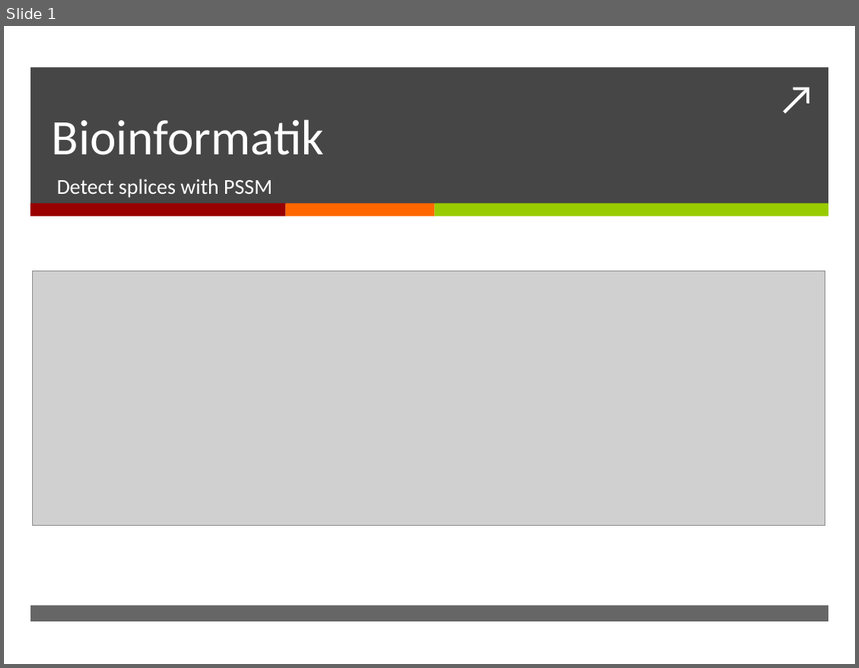
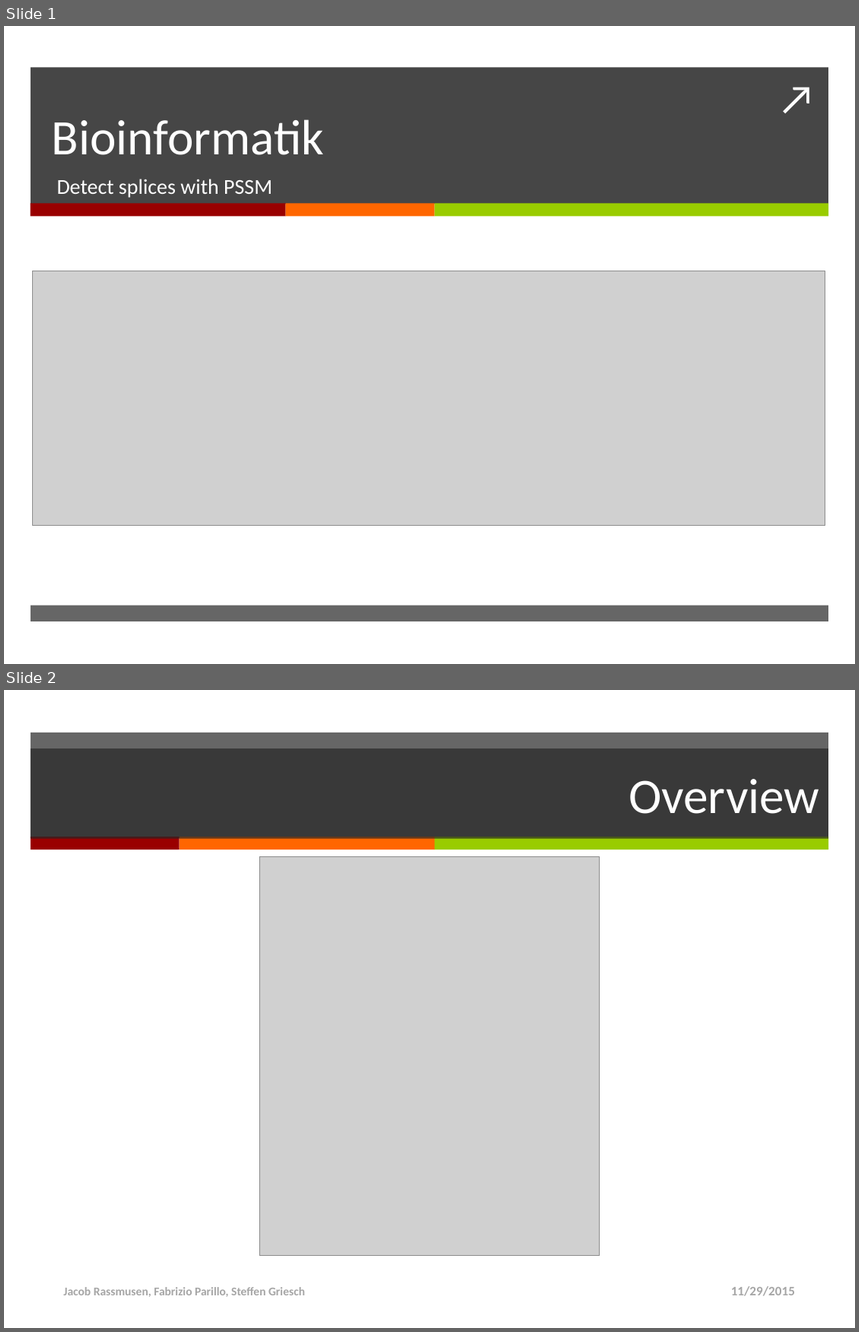
Before and after one commit to FUUbi/PSSM, a slide deck: Präsentation6.pptx. Shown one above the other, each under a label of ours: slide 1 before the commit, slides 1 and 2 after it. The pictures are 859x668 and 859x1332 pixels, drawn with LibreOffice and Linux fonts; fonts in the diff are those of the drawing; grey boxes stand for pictures. Boxes give left, top, right and bottom in pixels: in the first picture for what was removed or moved away, otherwise in the second. Text is boxed around its words. In the diff, an @@ line names an element or a change of style, - is before the commit and + after.

```diff
--- a/Präsentation6.pptx
+++ b/Präsentation6.pptx
@@ slide 2 added at [4,690,855,1328], background #FFFFFF @@
@@ rectangle added at [31,733,829,838], fill #262626 at 70% opacity @@
@@ title added at [31,749,829,839], fill #262626 at 70% opacity, 42 pt, text #FFFFFF @@
+Overview
@@ rectangle added at [31,837,180,850], fill #990000 @@
@@ rectangle added at [180,837,435,850], fill #FF6600 @@
@@ rectangle added at [435,837,829,850], fill #99CC00 @@
@@ picture added at [259,857,599,1256] @@
@@ text added at [63,1287,305,1297], 10 pt, text #A6A6A6, bold @@
+Jacob Rassmusen, Fabrizio Parillo, Steffen Griesch
@@ text added at [731,1287,795,1296], 11 pt, text #A6A6A6, bold @@
+11/29/2015
```
Also in this commit, not shown: 7 slides changed, 2 other files.
